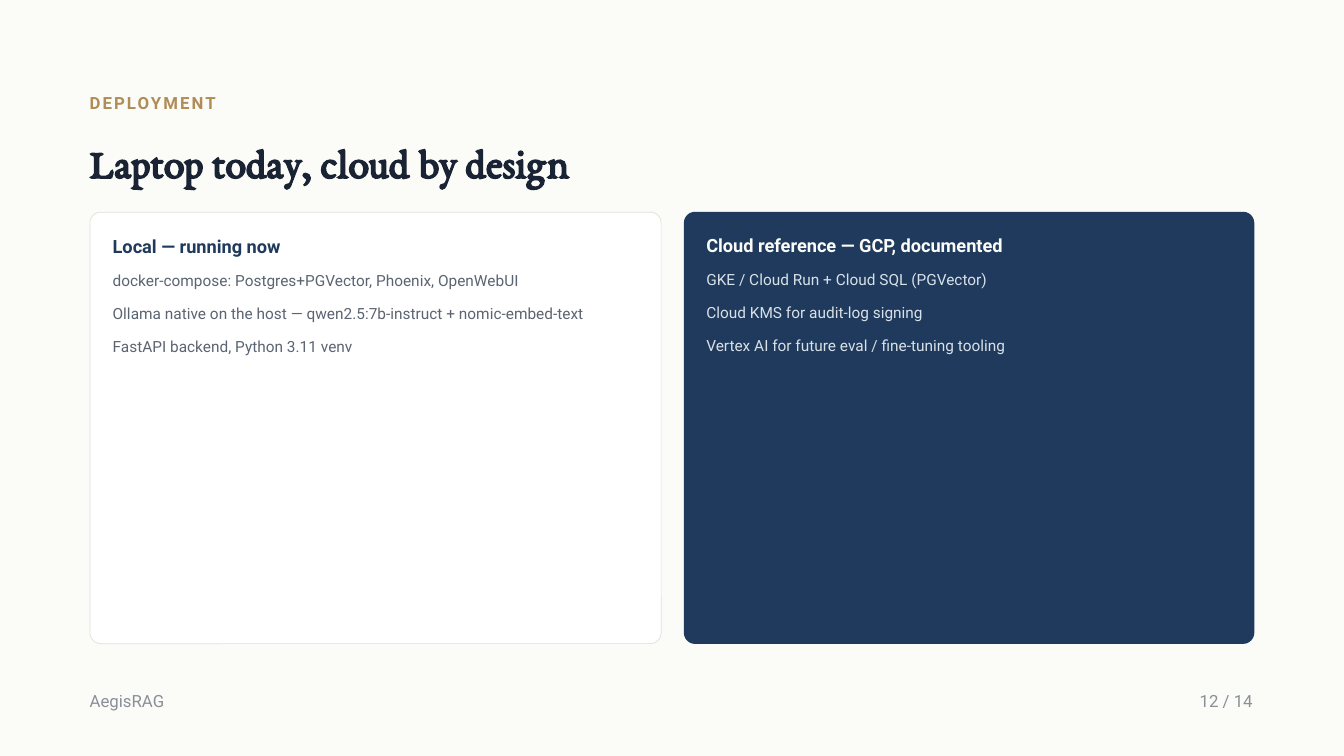
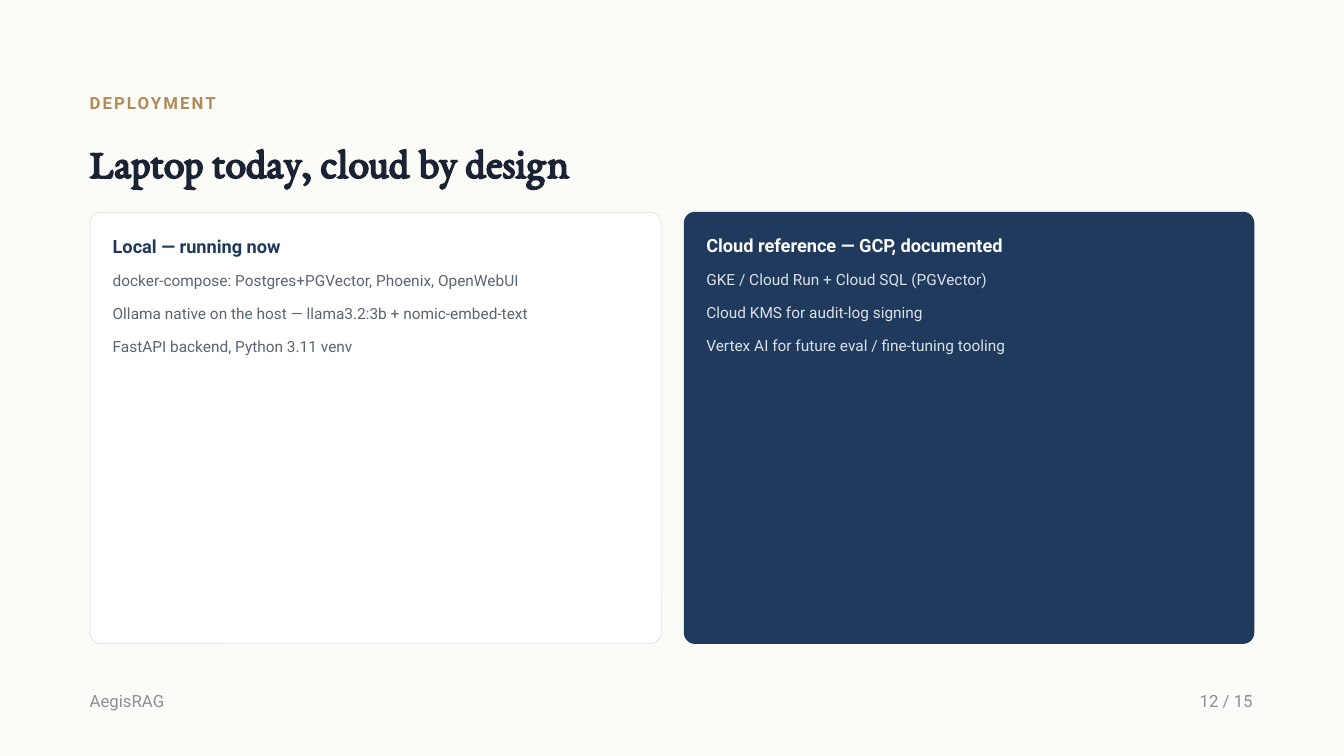
Before and after one commit to mad0907/aegisRag, a slide deck: slide 12 of doc/presentation/AegisRAG — Enterprise Agentic Document Intelligence Platform.pptx. Drawn at 1344x756 pixels with LibreOffice and Linux fonts; fonts in the diff are those of the drawing. Boxes give left, top, right and bottom in pixels: in the first picture for what was removed or moved away, otherwise in the second. Text is boxed around its words. In the diff, an @@ line names an element or a change of style, - is before the commit and + after.

Commit message:
Swap primary/fallback Ollama models for latency; add smart bypass, semantic answer cache, OpenWebUI task detection
llama3.2:3b is now primary (~2x faster generation than qwen2.5:7b-instruct
on CPU-only hardware); qwen2.5:7b-instruct becomes the fallback. Updated
settings.py, .env.example, README, deployment docs, ADR-004, and the deck.

Also lands the two config-toggleable latency optimizations built this
session: a regex/cosine-similarity smart bypass for the Planner and
Evidence Validator (107.8s -> 58.3s), a Postgres+pgvector semantic answer
cache (50.6s -> 0.1s on repeat/paraphrased questions), and OpenWebUI
title-generation short-circuiting so its internal calls don't run the
full 5-agent pipeline. Fixes PHOENIX_WORKING_DIR so Phoenix trace history
actually persists across `make down`.

```diff
--- a/doc/presentation/AegisRAG — Enterprise Agentic Document Intelligence Platform.pptx
+++ b/doc/presentation/AegisRAG — Enterprise Agentic Document Intelligence Platform.pptx
@@ text at (113, 307, 527, 319): text changed @@
-Ollama native on the host — qwen2.5:7b-instruct + nomic-embed-text
+Ollama native on the host — llama3.2:3b + nomic-embed-text
@@ text at (1200, 695, 1253, 707): text changed @@
-12 / 14
+12 / 15
```
Also in this commit, not shown: 12 other slides changed, 1 slide added, 24 other files.
